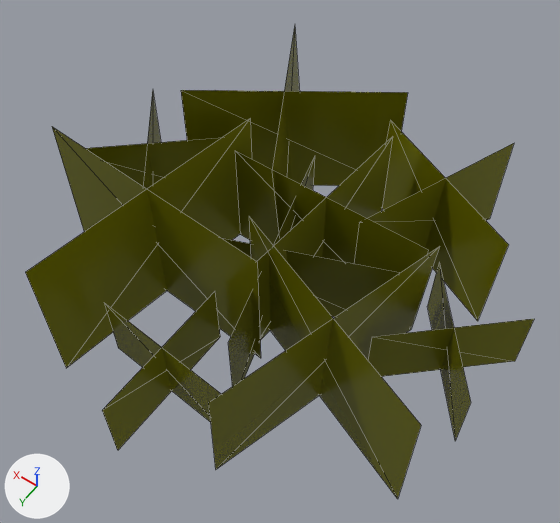
An edit to the glTF model assets/models/nature/grass_e.glb, drawn before and after from the same camera.
Both versions are drawn from a 50 mm camera at (-0.849, 1.256, 2.055) aimed at (-0.004, 0.072, 0.195). Every picture has the same lights, and +X, +Y and +Z are marked at lower left. The first picture is the older version. Mesh edges are drawn as thin lines. Where no turn or scale is listed for an object, it has been applied to the vertices.

Objects in the first picture: 'Grass_F_03'.
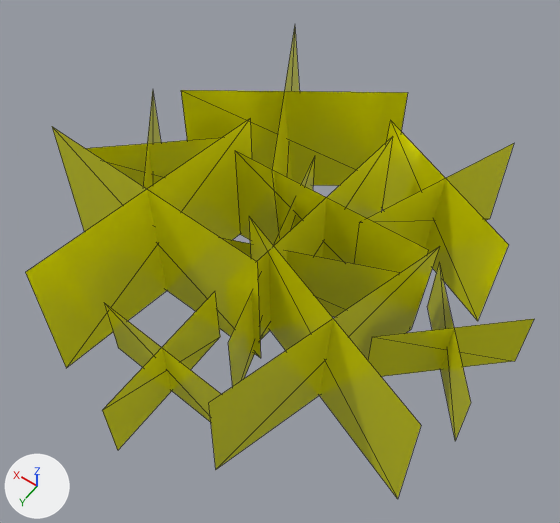
Changed parts and their boxes (x1, y1, x2, y2) in the pictures (560 x 523 px):
'Grass_F_03', surface changed (lighter): (25, 30, 534, 499) in both

The change, as a list of edits to the scene's bpy script:
```text
Change mat_grassm_001:
    remove mat_grassm_001.texture = img_base_color_texture
    add mat_grassm_001.base_color = (1.0, 1.0, 0.0)  # yellow #ffff00
```
